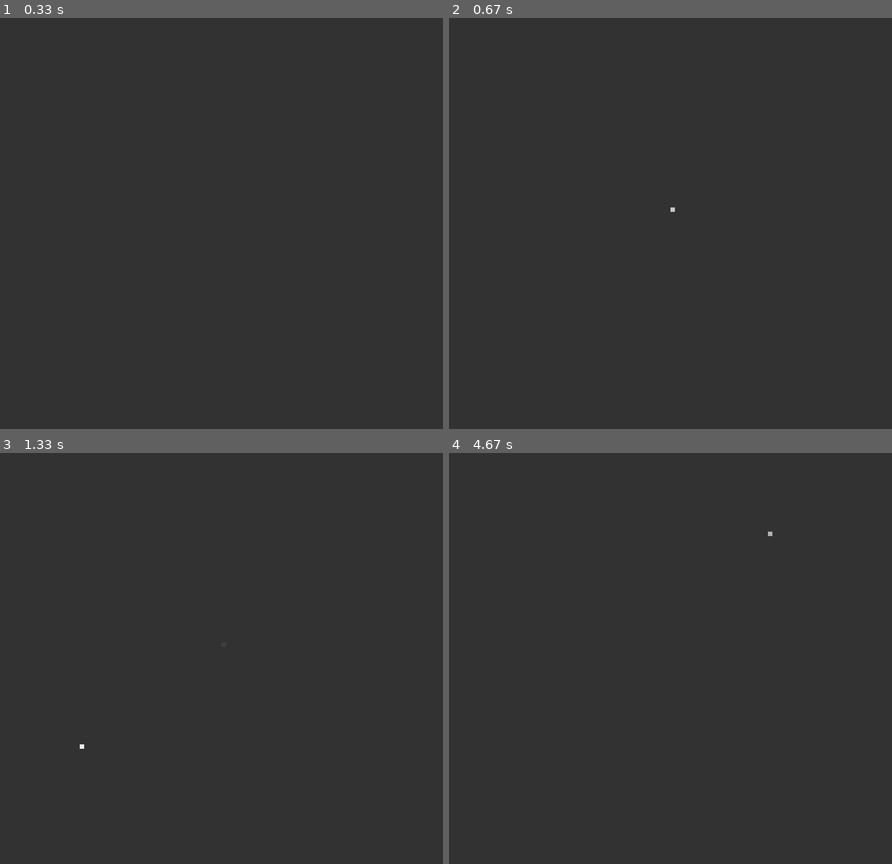
Above: before the commit, frames 1-4 (two rows, left to right).
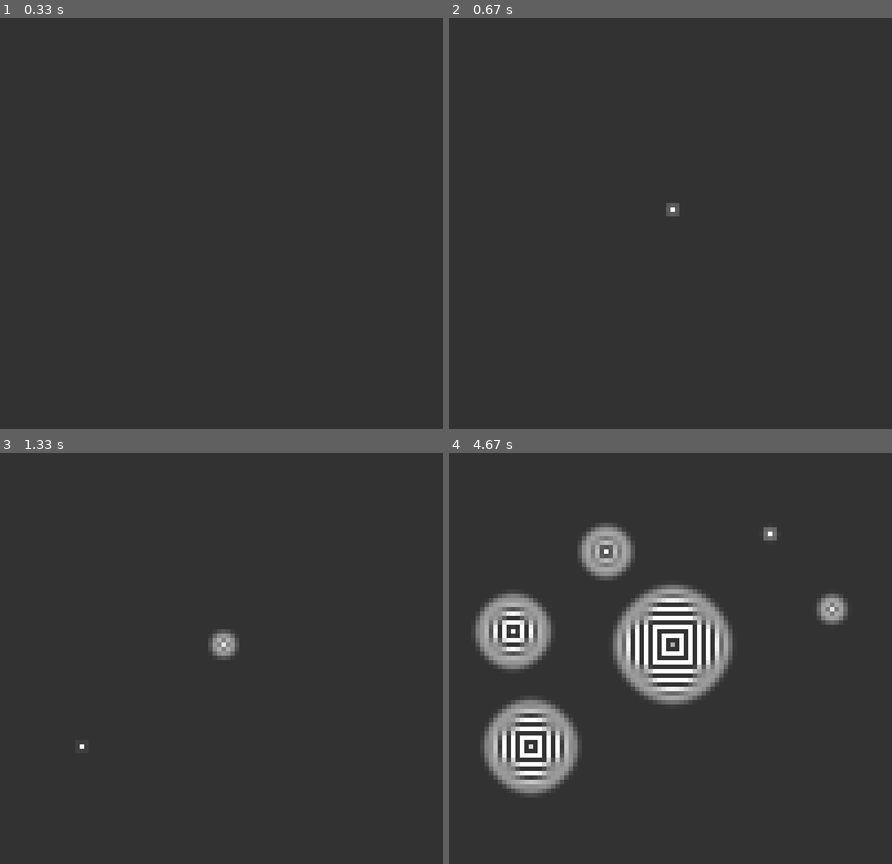
Above: after the commit, the same moments.

Repository: FrozenOwlStudios/mixtape
Game: pygame game, started from python/al/neuro_conway.py
Same seed, same stepped clock (60 frames per second), same inputs: the game is played once before the commit and once after it.
Inputs (mouse positions are in pixels of both pictures, inside the frame that each line leads up to):
- Up to frame 1 (0.33 s): no input
- Up to frame 2 (0.67 s): click (670, 207) at 0.38 s
- Up to frame 3 (1.33 s): click (84, 744) at 1.22 s
- Up to frame 4 (4.67 s): click (511, 629) at 1.88 s; click (608, 551) at 2.72 s; click (829, 609) at 3.62 s; click (767, 535) at 4.28 s

Frame 1 is identical in both runs. In frame 2, 0.1% of the frame differs, in the area x 49-52%, y 45-49%; in frame 3, 0.4%; in frame 4, 12%, in the area x 6-90%, y 16-83%.

Commit message:
Separated state change calculation

Diff:
--- a/python/al/neuro_conway.py
+++ b/python/al/neuro_conway.py
@@ -1,7 +1,7 @@
 import pygame as pg
 import numpy as np
 import cv2
-
+import matplotlib.pyplot as plt
 
 BACKGROUND_BRIGHTNESS = 50
 MAX_BRIGHTNESS = 255
@@ -40,16 +40,23 @@
     def get_grid_width(self):
         return self.grid.shape[0]
 
+# 3,5
+
     @staticmethod
-    def activation_function(previous_state, neighborhood, dt):
-        state_change = 2*np.exp(-np.power(neighborhood - 3, 2)) - 1
-        state_change = state_change * dt
+    def calculate_state_change(neighborhood, dt, median=2, div_squared=4, power=2, scale=2, shift=-1):
+        state_change = scale*np.exp(-np.power(neighborhood - median, power)/div_squared) + shift
+        return state_change * dt
+
+    @staticmethod
+    def activation_function(previous_state, state_change):
         new_state = previous_state + state_change
         return np.maximum(np.minimum(new_state,1),0)
 
+
     def step(self, dt):
         next_grid = cv2.filter2D(src=self.grid, ddepth=-1, kernel=NeuroConway.NEIGHBORHOOD_KERNEL)
-        next_grid = NeuroConway.activation_function(self.grid, next_grid, dt)
+        state_change = NeuroConway.calculate_state_change(next_grid, dt)
+        next_grid = NeuroConway.activation_function(self.grid, state_change)
         self.grid = next_grid
 
 class NcGame:
@@ -67,6 +74,12 @@
     def initialze_pygame(self):
         pg.init()
         self.screen = pg.display.set_mode((self.window_width, self.window_height))
+
+        possible_neighborhood_values = np.linspace(0,8,100);
+        state_changes = NeuroConway.calculate_state_change(possible_neighborhood_values,1)
+        plt.plot(possible_neighborhood_values, state_changes)
+        plt.show()
+
 
     def update(self):
         dt = self.clock.tick()/1000
